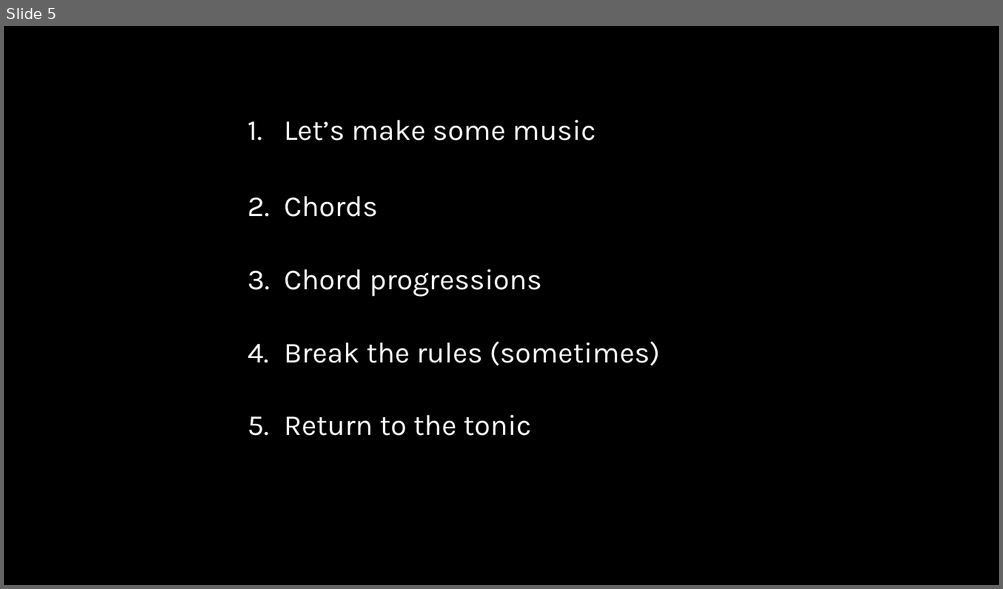
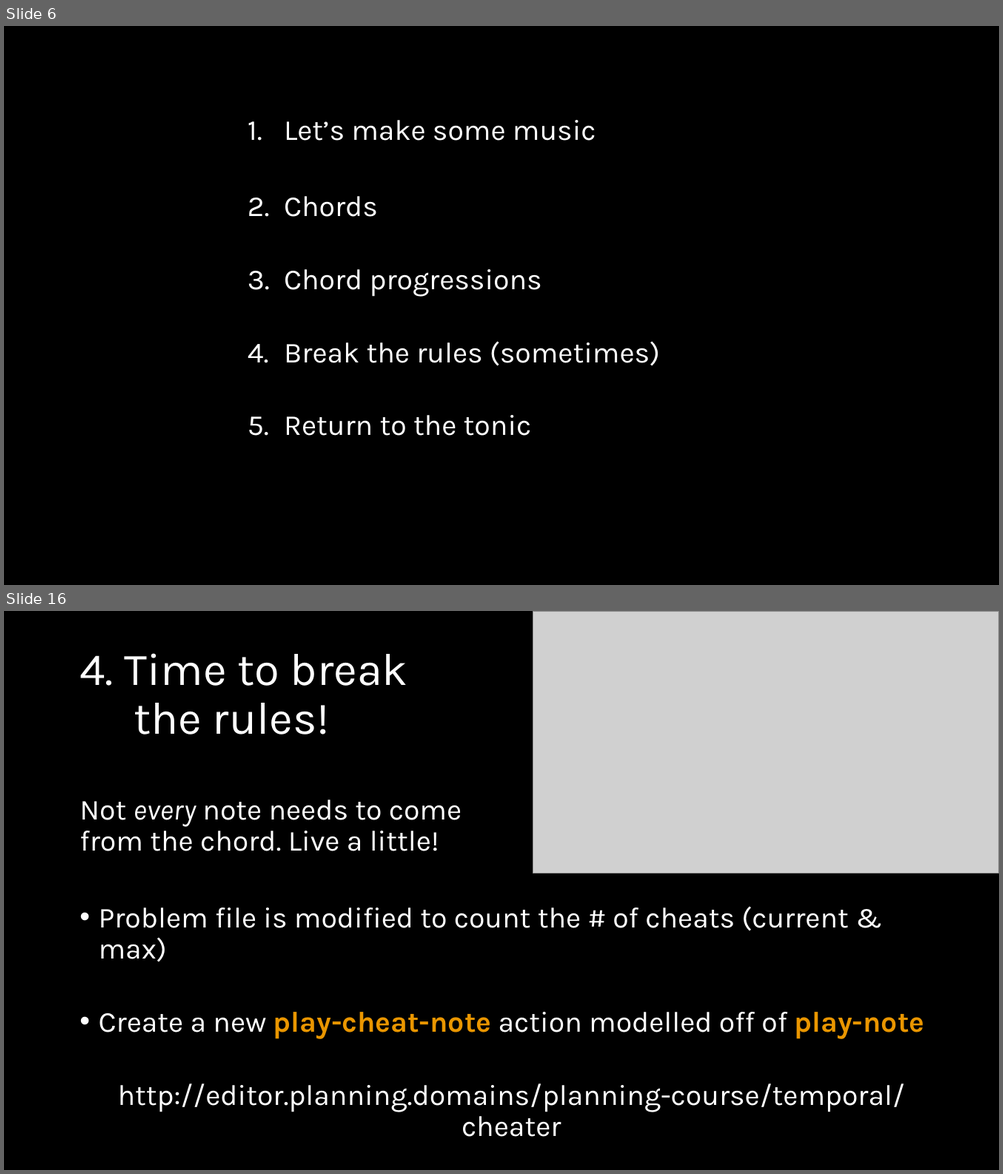
Before and after one commit to AI-Planning/modeling-in-pddl, a slide deck: exercises/cisc-813/temporal/slides.pptx. Shown one above the other, each under a label of ours: slide 5 before the commit, slides 6 and 16 after it; the slides between them are not shown. The pictures are 1003x589 and 1003x1174 pixels, drawn with LibreOffice and Linux fonts; fonts in the diff are those of the drawing; grey boxes stand for pictures. Boxes give left, top, right and bottom in pixels: in the first picture for what was removed or moved away, otherwise in the second. Text is boxed around its words. In the diff, an @@ line names an element or a change of style, - is before the commit and + after.

Commit message:
Finished the slide deck for the temporal exercise.

```diff
--- a/exercises/cisc-813/temporal/slides.pptx
+++ b/exercises/cisc-813/temporal/slides.pptx
@@ slide 16 added at [4,611,999,1170], background #000000 @@
@@ picture added at [533,611,999,873] @@
@@ title added at [79,653,408,735], 44 pt, text #FFFFFF @@
+4. Time to break
+the rules!
@@ text added at [79,800,925,1113], 28 pt, text #FFFFFF @@
+Not every note needs to come
+from the chord. Live a little!
+• Problem file is modified to count the # of cheats (current & max)
+• Create a new play-cheat-note action modelled off of play-note
+http://editor.planning.domains/planning-course/temporal/cheater
@@ what was slide 5 is now slide 6 @@
```
Also in this commit, not shown: 10 slides changed, 5 other slides added, 3 slides removed.
